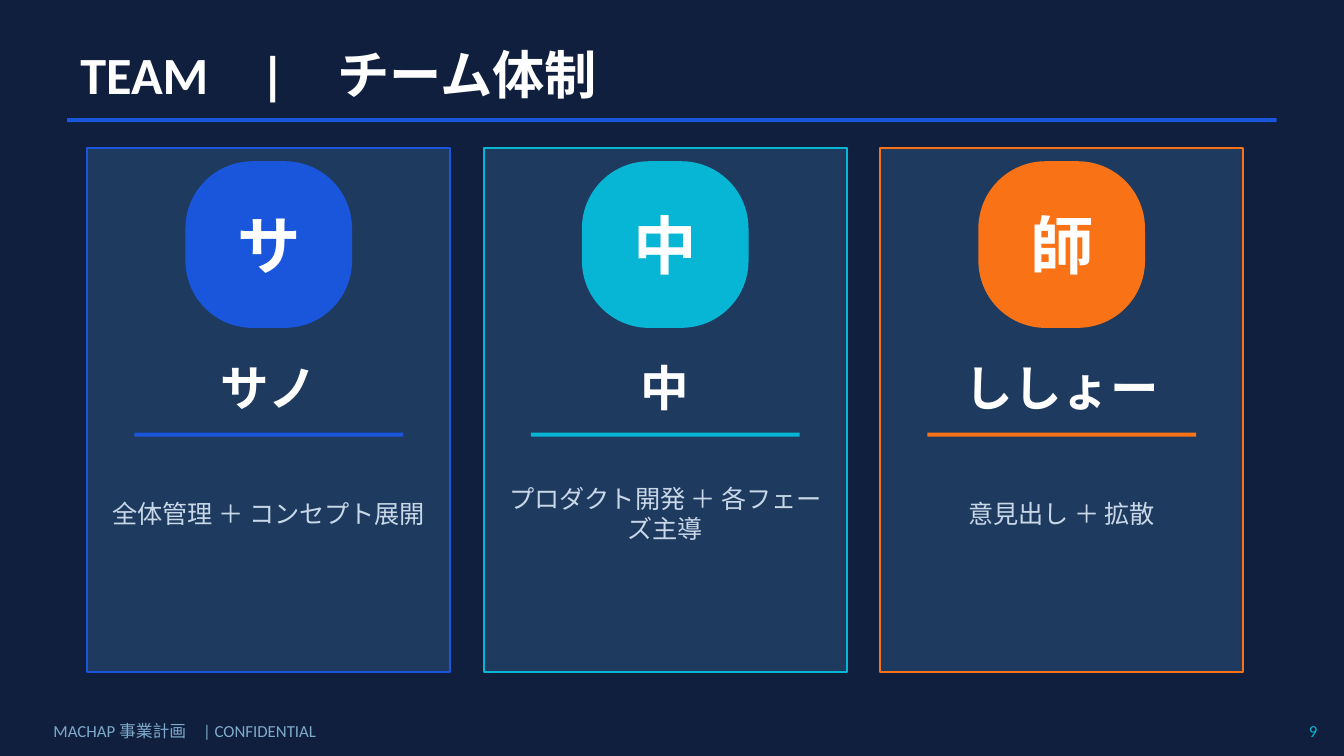
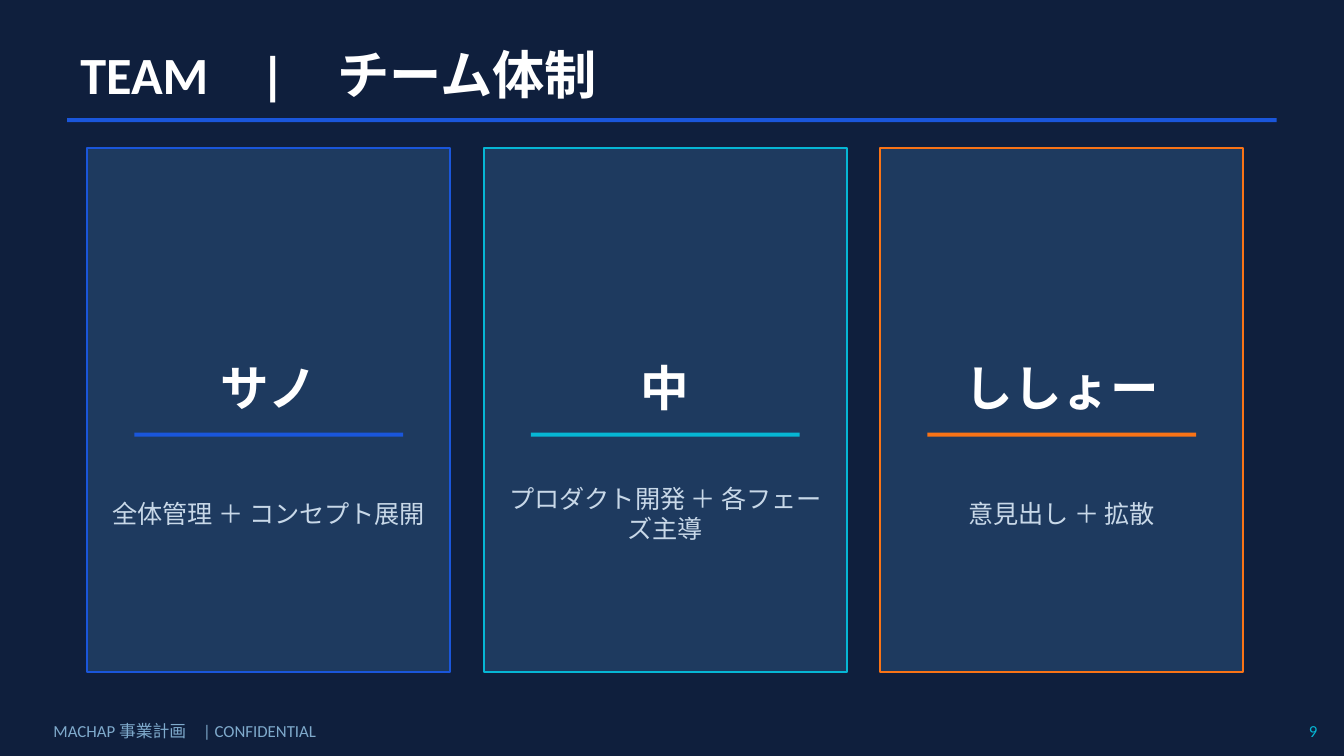
Before and after one commit to jonyjean21/sp-projects, a slide deck: slide 9 of apps/machap/MACHAP_事業計画_v1.pptx. Drawn at 1344x756 pixels with LibreOffice and Linux fonts; fonts in the diff are those of the drawing. Boxes give left, top, right and bottom in pixels: in the first picture for what was removed or moved away, otherwise in the second. Text is boxed around its words. In the diff, an @@ line names an element or a change of style, - is before the commit and + after.

```diff
--- a/apps/machap/MACHAP_事業計画_v1.pptx
+++ b/apps/machap/MACHAP_事業計画_v1.pptx
@@ rounded rectangle removed at [185,161,352,328] @@
@@ rounded rectangle removed at [582,161,749,328] @@
@@ rounded rectangle removed at [978,161,1145,328] @@
@@ text removed at [237,218,300,273] @@
-サ
@@ text removed at [634,215,697,275] @@
-中
@@ text removed at [1030,215,1093,275] @@
-師
```
Also in this commit, not shown: 1 other slide changed, 1 other file.
